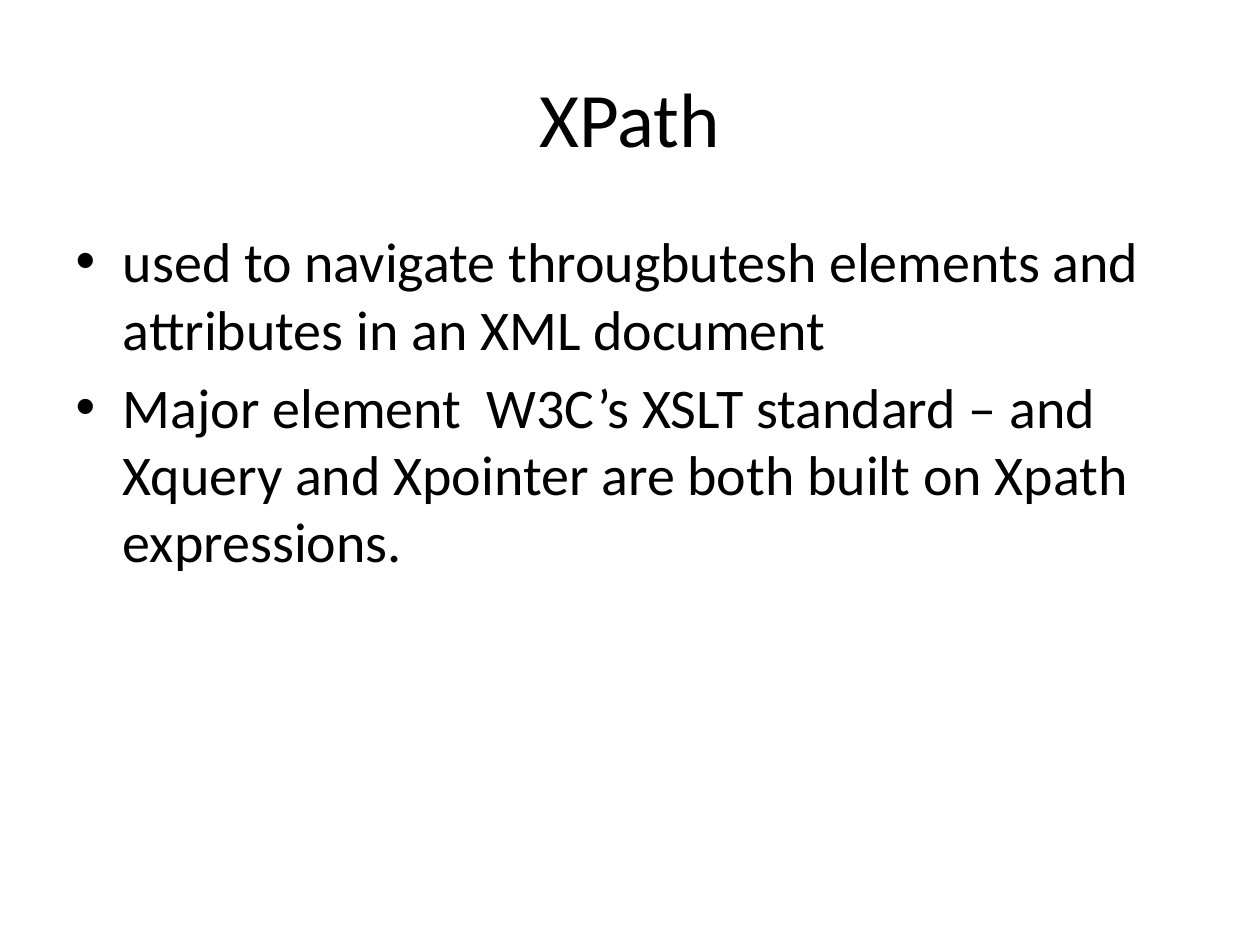
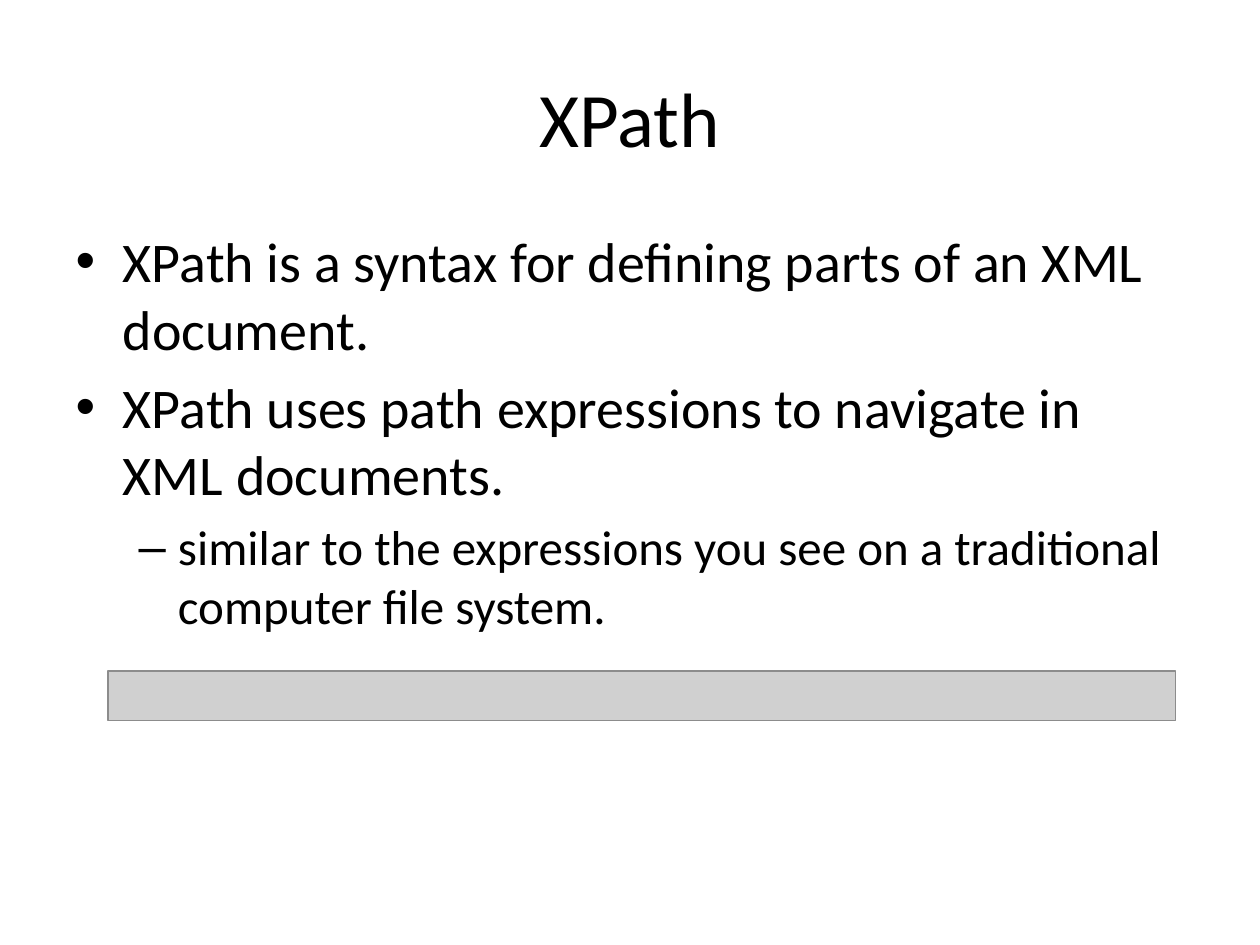
Before and after one commit to liujy10/Backyard-of-IExploring, a slide deck: slide 1 of lecture_sjk(draft).pptx. Drawn at 1260x945 pixels with LibreOffice and Linux fonts; fonts in the diff are those of the drawing; grey boxes stand for pictures. Boxes give left, top, right and bottom in pixels: in the first picture for what was removed or moved away, otherwise in the second. Text is boxed around its words. In the diff, an @@ line names an element or a change of style, - is before the commit and + after.

Commit message:
A preliminary revised version of XPath and XQuery

```diff
--- a/lecture_sjk(draft).pptx
+++ b/lecture_sjk(draft).pptx
@@ text at (x1=123, y1=243, x2=1160, y2=632): text changed @@
-• used to navigate througbutesh elements and attributes in an XML document
-• Major element W3C’s XSLT standard – and Xquery and Xpointer are both built on Xpath expressions.
+• XPath is a syntax for defining parts of an XML document.
+• XPath uses path expressions to navigate in XML documents.
+  – similar to the expressions you see on a traditional computer file system.
@@ picture added at (x1=108, y1=670, x2=1176, y2=719) @@
```
Also in this commit, not shown: 5 other slides changed, 6 slides added, 3 slides removed.
